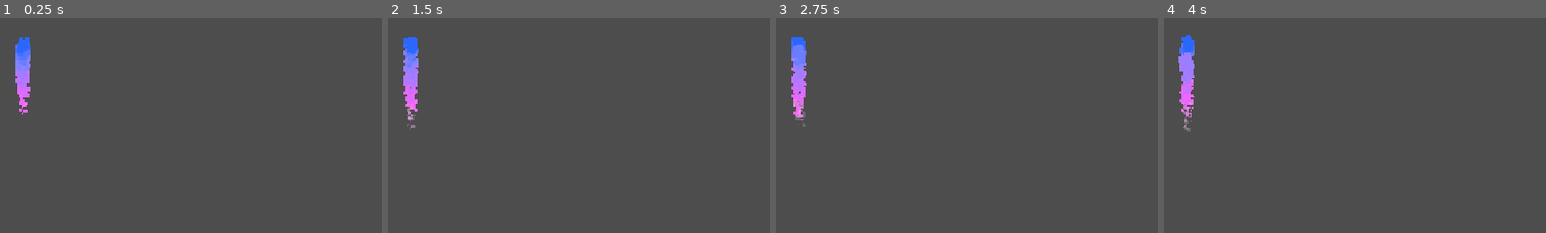
Above: before the commit, frames 1-4 (left to right).
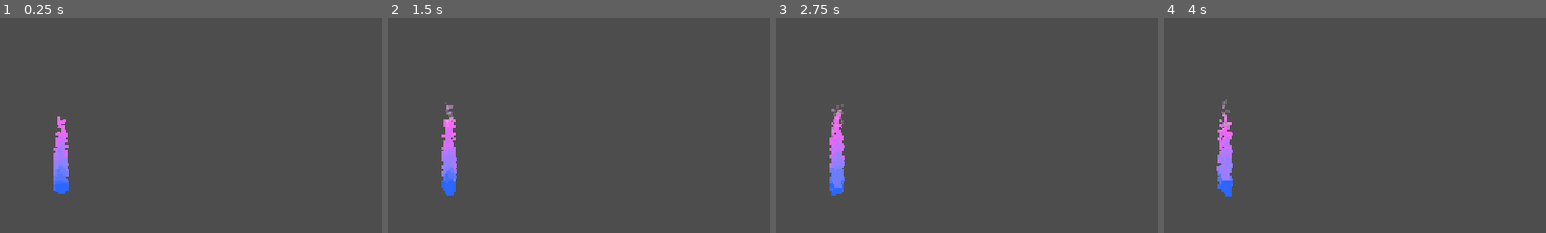
Above: after the commit, the same moments.

Repository: AverySimmons/Laika
Game: Godot game, scene res://00_Assets/03_ParticleEffects/thrusters.tscn
The game is run twice, just before and just after one commit, with the same random seed, the same clock (stepped at 60 frames per second) and the same inputs. This scene is started directly instead of the project's main scene.
Inputs (mouse positions are % of the whole screen's width and height, from its top left):
- Up to frame 1 (0.25 s): no input
- Up to frame 2 (1.5 s): move the mouse to (72, 45) at 0.52 s; press the mouse at (72, 45) at 0.53 s; hold Right (arrow_right) 0.53-1.28 s; move the mouse to (30, 55) at 1.27 s; release the mouse at (30, 55) at 1.28 s; hold Down (arrow_down) from 1.28 s (still down); click (30, 55) at 1.35 s
- Up to frame 3 (2.75 s): move the mouse to (60, 28) at 2.02 s; release Down (arrow_down) at 2.03 s; press the mouse at (60, 28) at 2.03 s; hold Right (arrow_right) from 2.03 s (still down)
- Up to frame 4 (4 s): move the mouse to (45, 70) at 2.77 s; release Right (arrow_right) at 2.78 s; release the mouse at (45, 70) at 2.78 s; hold Up (arrow_up) 2.78-3.53 s; click (45, 70) at 2.85 s; move the mouse to (80, 65) at 3.52 s; press the mouse at (80, 65) at 3.53 s; hold Left (arrow_left) from 3.53 s (still down)
The pictures show only the part of the screen within x 0-50%, y 0-50%; the shares and areas given below are measured in that part.

The runs differ from the first frame. In frame 1, 2.2% of the frame differs, in the area x 4-18%, y 8-82%; in frame 2, 2.5%; in frame 3, 2.5%, in the area x 4-18%, y 8-83%; in frame 4, 2.5%.

Commit message:
rock explosion

Diff:
--- /dev/null
+++ b/00_Assets/03_ParticleEffects/rock_explosion.tscn
@@ -0,0 +1,29 @@
+[gd_scene load_steps=4 format=3 uid="uid://dmdkt6pr5ym8m"]
+
+[sub_resource type="Curve" id="Curve_7bfbp"]
+_data = [Vector2(0, 1), 0.0, 0.0, 0, 0, Vector2(1, 0), 0.0, 0.0, 0, 0]
+point_count = 2
+
+[sub_resource type="Gradient" id="Gradient_w5xmf"]
+colors = PackedColorArray(1, 1, 1, 1, 1, 1, 1, 0.733333)
+
+[sub_resource type="Gradient" id="Gradient_xlwro"]
+colors = PackedColorArray(0.359069, 0.359069, 0.359069, 1, 0.834614, 0.834614, 0.834614, 1)
+
+[node name="RockExplosion" type="Node2D"]
+
+[node name="CPUParticles2D" type="CPUParticles2D" parent="."]
+position = Vector2(62, 86)
+emitting = false
+amount = 45
+one_shot = true
+explosiveness = 1.0
+spread = 180.0
+gravity = Vector2(0, 0)
+initial_velocity_max = 500.0
+angular_velocity_max = 360.0
+damping_max = 100.0
+scale_amount_max = 20.0
+scale_amount_curve = SubResource("Curve_7bfbp")
+color_ramp = SubResource("Gradient_w5xmf")
+color_initial_ramp = SubResource("Gradient_xlwro")
--- /dev/null
+++ b/00_Assets/03_ParticleEffects/rocktrail.tscn
@@ -0,0 +1,3 @@
+[gd_scene format=3 uid="uid://cpcddwbjshsnt"]
+
+[node name="Rocktrail" type="Node2D"]
--- a/00_Assets/03_ParticleEffects/thrusters.tscn
+++ b/00_Assets/03_ParticleEffects/thrusters.tscn
@@ -11,12 +11,12 @@
 [node name="Thrusters" type="Node2D"]
 
 [node name="CPUParticles2D" type="CPUParticles2D" parent="."]
-position = Vector2(38, 39)
+position = Vector2(102, 286)
 amount = 500
 lifetime = 0.3
 emission_shape = 1
 emission_sphere_radius = 10.0
-direction = Vector2(0, 1)
+direction = Vector2(0, -1)
 spread = 0.0
 gravity = Vector2(0, 0)
 initial_velocity_min = 200.0
